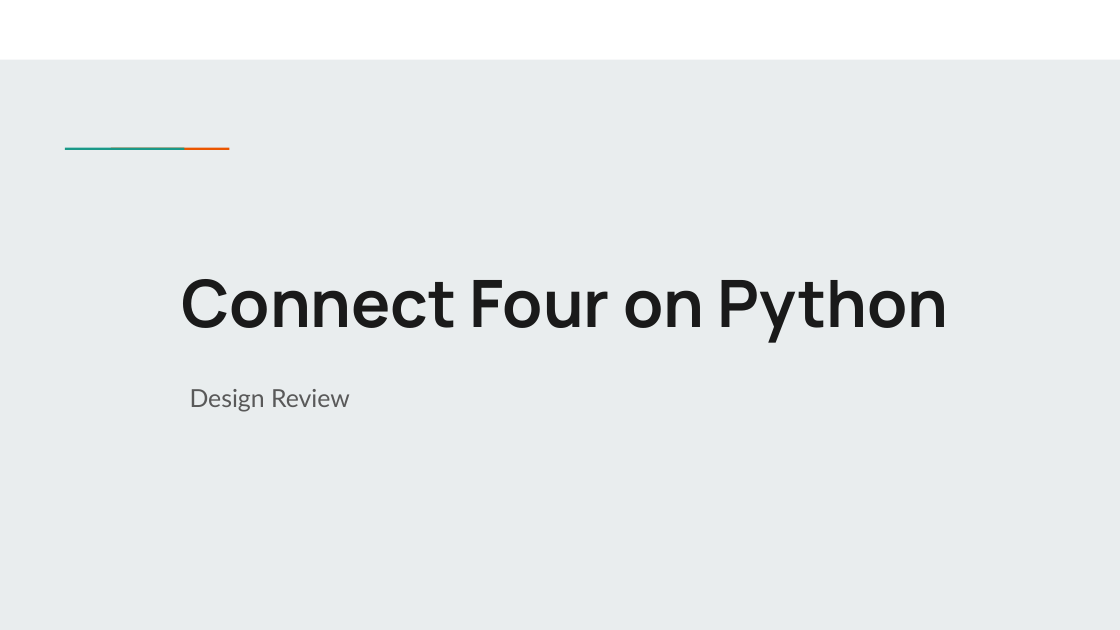
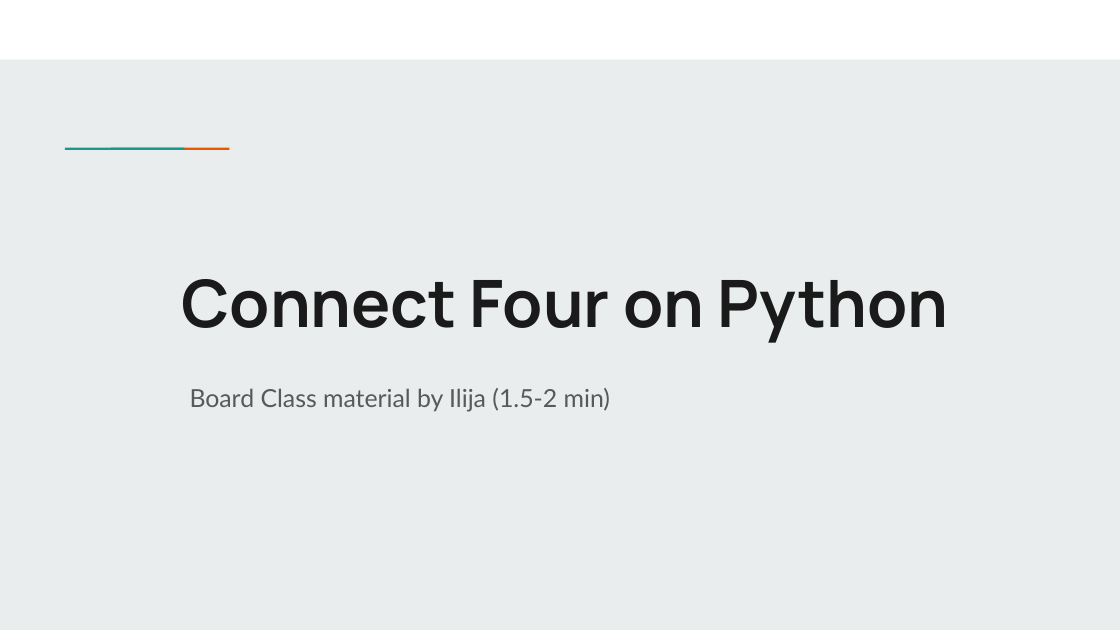
Before and after one commit to yangyaoi/Connect-Four-Project, a slide deck: slide 1 of Documents/design review presentation/Connect Four Board Class Slides by Ilija.pptx. Drawn at 1120x630 pixels with LibreOffice and Linux fonts; fonts in the diff are those of the drawing. Boxes give left, top, right and bottom in pixels: in the first picture for what was removed or moved away, otherwise in the second. Text is boxed around its words. In the diff, an @@ line names an element or a change of style, - is before the commit and + after.

Commit message:
board class slides

```diff
--- a/Documents/design review presentation/Connect Four Board Class Slides by Ilija.pptx
+++ b/Documents/design review presentation/Connect Four Board Class Slides by Ilija.pptx
@@ subtitle at (190, 388, 610, 412): text changed @@
-Design Review
+Board Class material by Ilija (1.5-2 min)
```
